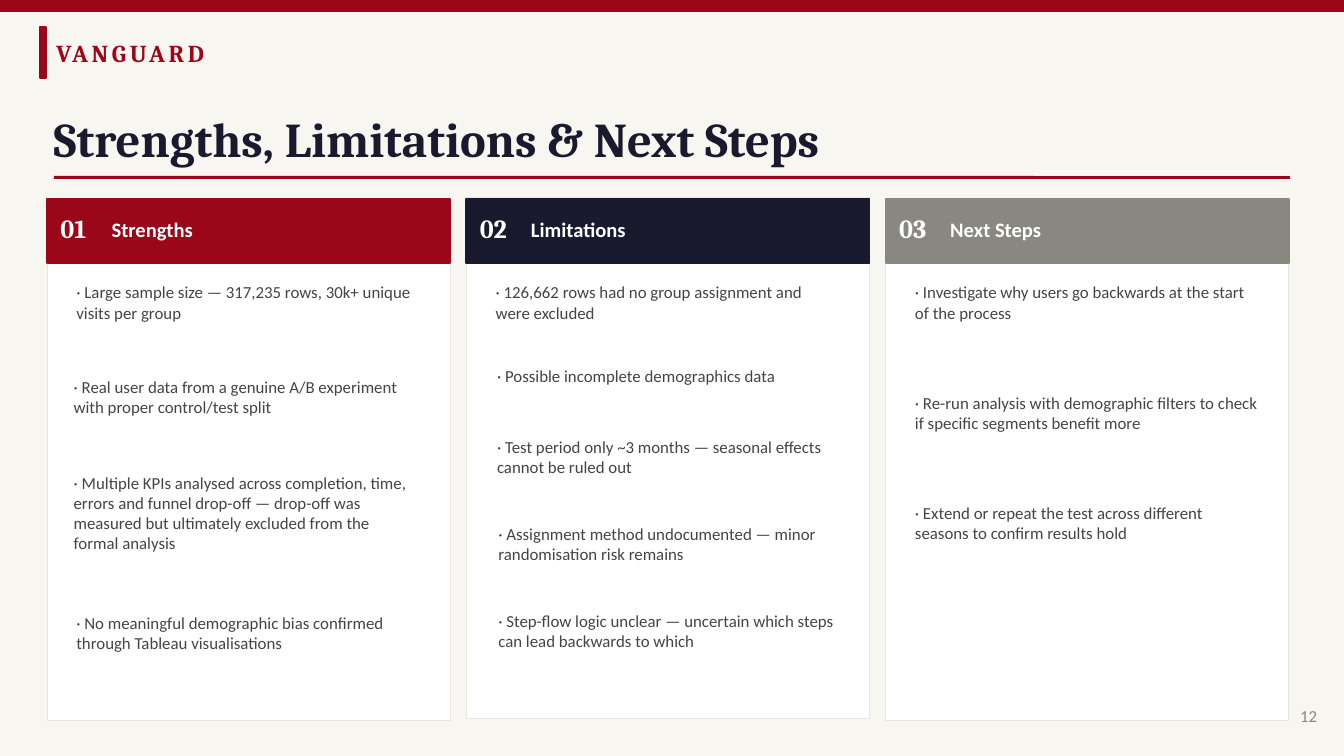
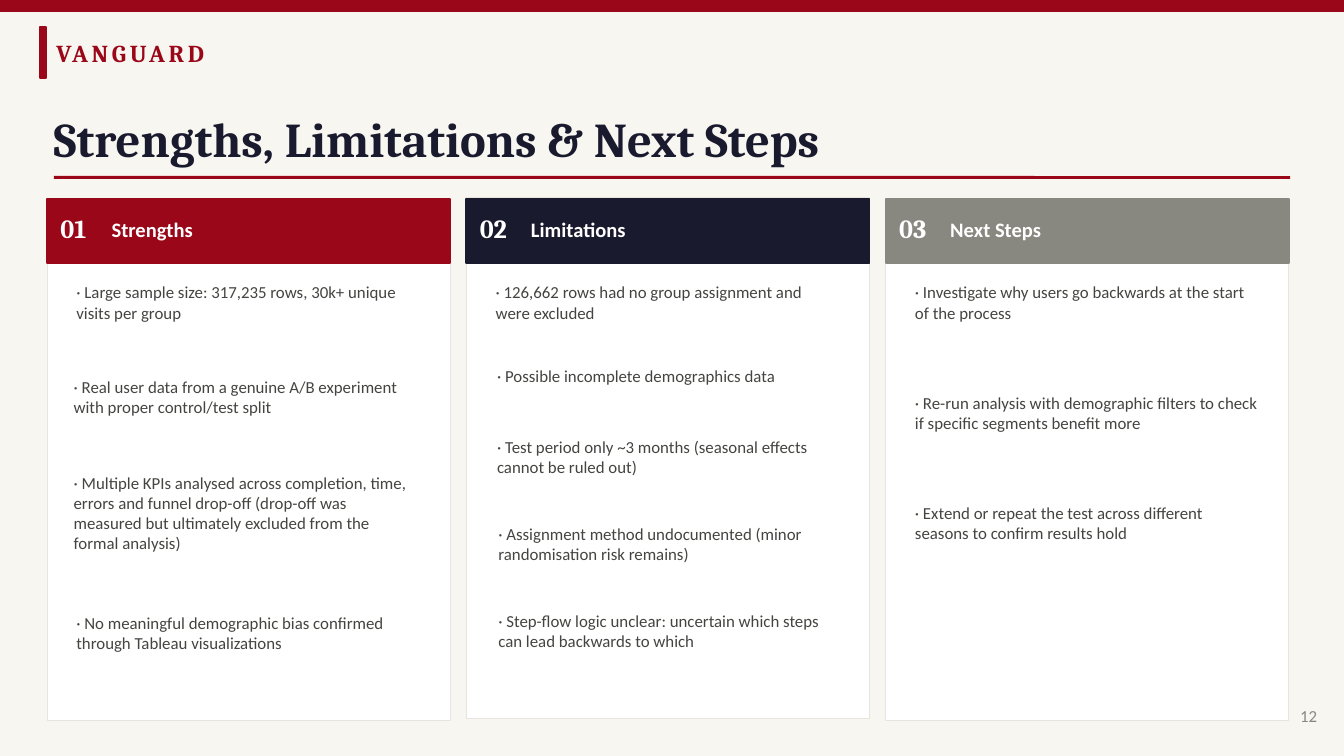
Before and after one commit to craftedbygaby/AB_testing, a slide deck: slide 12 of Vanguard_ABTest_Presentation.pptx. Drawn at 1344x756 pixels with LibreOffice and Linux fonts; fonts in the diff are those of the drawing. Boxes give left, top, right and bottom in pixels: in the first picture for what was removed or moved away, otherwise in the second. Text is boxed around its words. In the diff, an @@ line names an element or a change of style, - is before the commit and + after.

```diff
--- a/Vanguard_ABTest_Presentation.pptx
+++ b/Vanguard_ABTest_Presentation.pptx
@@ text at [76, 286, 396, 322]: text changed @@
-· Large sample size — 317,235 rows, 30k+ unique visits per group
+· Large sample size: 317,235 rows, 30k+ unique visits per group
@@ text at [497, 441, 807, 475]: text changed @@
-· Test period only ~3 months — seasonal effects cannot be ruled out
+· Test period only ~3 months (seasonal effects cannot be ruled out)
@@ text at [74, 477, 406, 552]: text changed @@
-· Multiple KPIs analysed across completion, time, errors and funnel drop-off — drop-off was measured but ultimately excluded from the formal analysis
+· Multiple KPIs analysed across completion, time, errors and funnel drop-off (drop-off was measured but ultimately excluded from the formal analysis)
@@ text at [498, 528, 802, 562]: text changed @@
-· Assignment method undocumented — minor randomisation risk remains
+· Assignment method undocumented (minor randomisation risk remains)
@@ text at [76, 617, 383, 652]: text changed @@
-· No meaningful demographic bias confirmed through Tableau visualisations
+· No meaningful demographic bias confirmed through Tableau visualizations
@@ text at [498, 615, 819, 647]: text changed @@
-· Step-flow logic unclear — uncertain which steps can lead backwards to which
+· Step-flow logic unclear: uncertain which steps can lead backwards to which
```
Also in this commit, not shown: 7 other slides changed.
